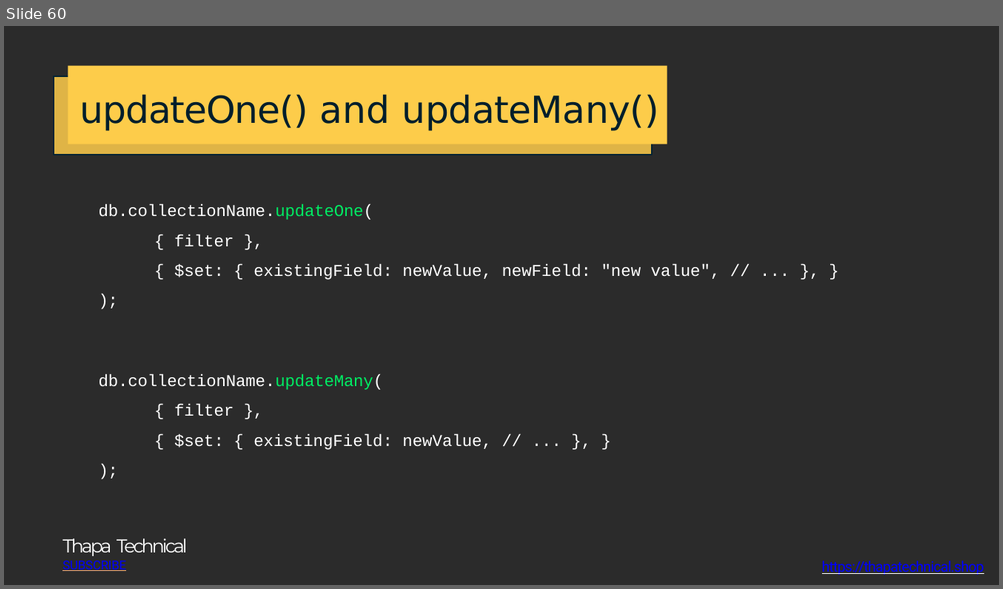
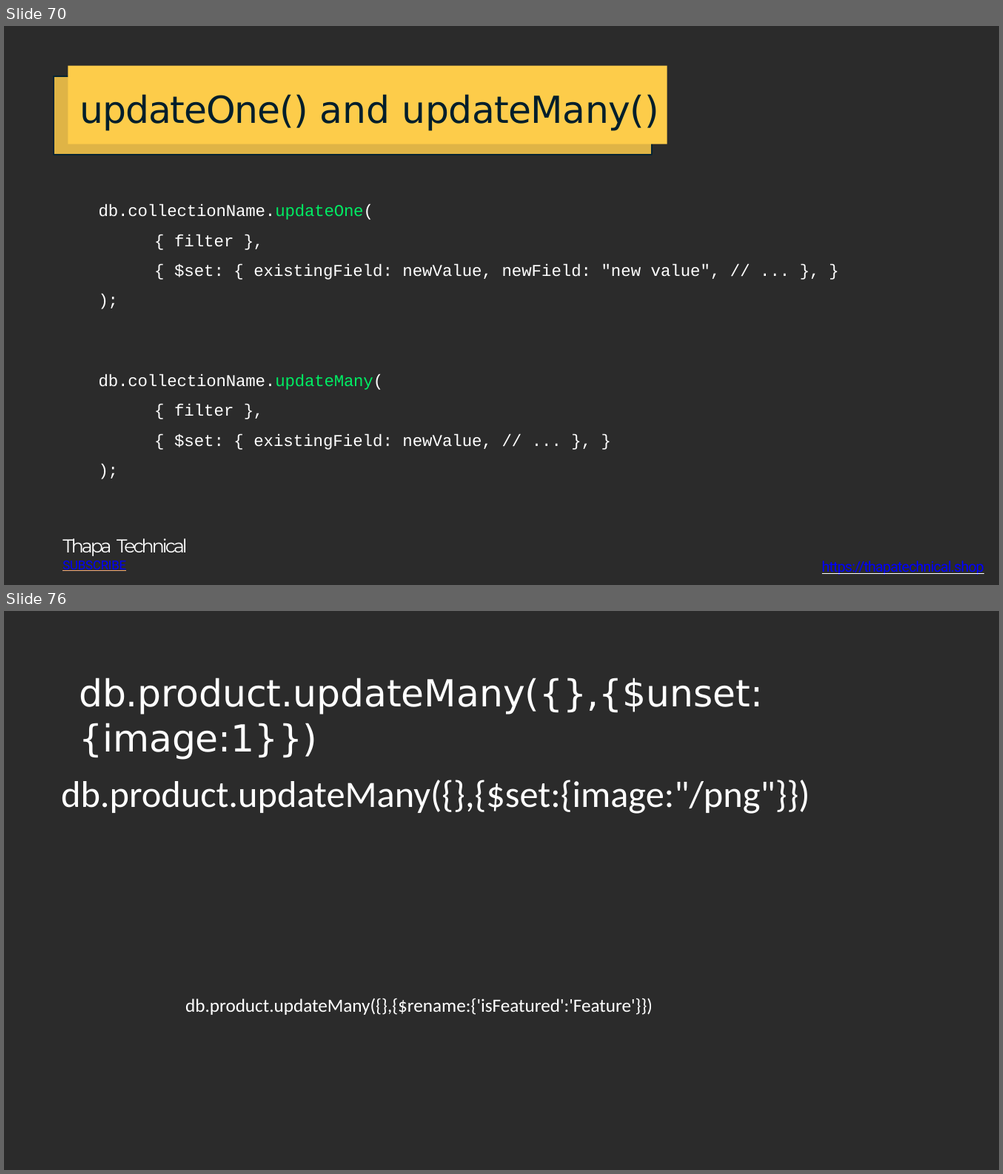
Before and after one commit to NehaTiwari2000/DBMS, a slide deck: MongoDB Commnads/MongoDB Course Neha.pptx. Shown one above the other, each under a label of ours: slide 60 before the commit, slides 70 and 76 after it; the slides between them are not shown. The pictures are 1003x589 and 1003x1174 pixels, drawn with LibreOffice and Linux fonts; fonts in the diff are those of the drawing; background and template pictures are left out; a plain dark background stands for a picture behind light text. Boxes give left, top, right and bottom in pixels: in the first picture for what was removed or moved away, otherwise in the second. Text is boxed around its words. In the diff, an @@ line names an element or a change of style, - is before the commit and + after.

```diff
--- a/MongoDB Commnads/MongoDB Course Neha.pptx
+++ b/MongoDB Commnads/MongoDB Course Neha.pptx
@@ slide 76 added at <box>4,611,999,1170</box>, background picture (left out) @@
@@ title added at <box>79,678,762,760</box>, 36 pt, text #FFFFFF @@
+db.product.updateMany({},{$unset:{image:1}})
@@ text added at <box>61,780,810,814</box>, 36 pt, text #FFFFFF @@
+db.product.updateMany({},{$set:{image:"/png"}})
@@ text added at <box>185,998,652,1015</box>, 18 pt, text #FFFFFF @@
+db.product.updateMany({},{$rename:{'isFeatured':'Feature'}})
@@ what was slide 60 is now slide 70 @@
```
Also in this commit, not shown: 13 slides changed, 18 other slides added, 2 other files.
